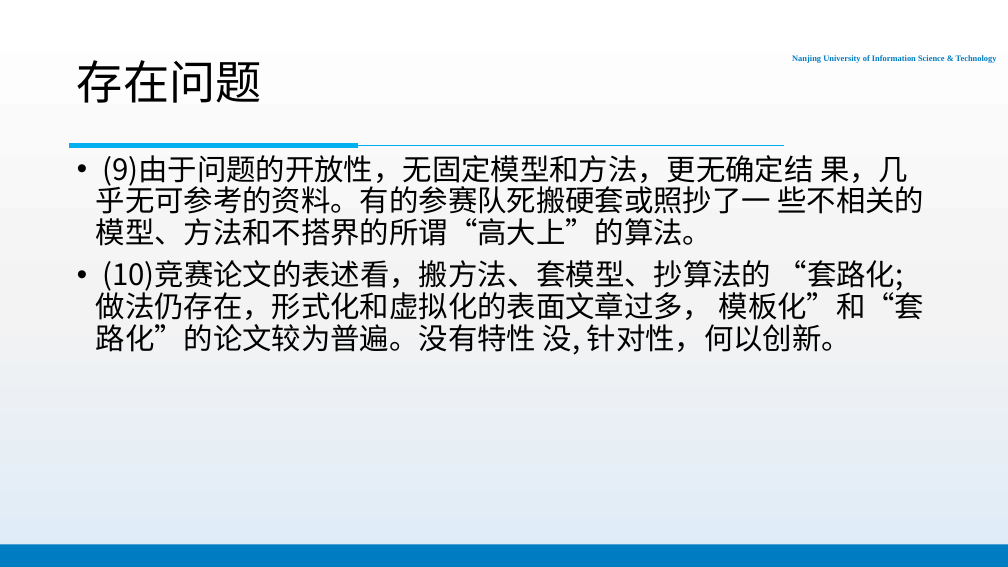
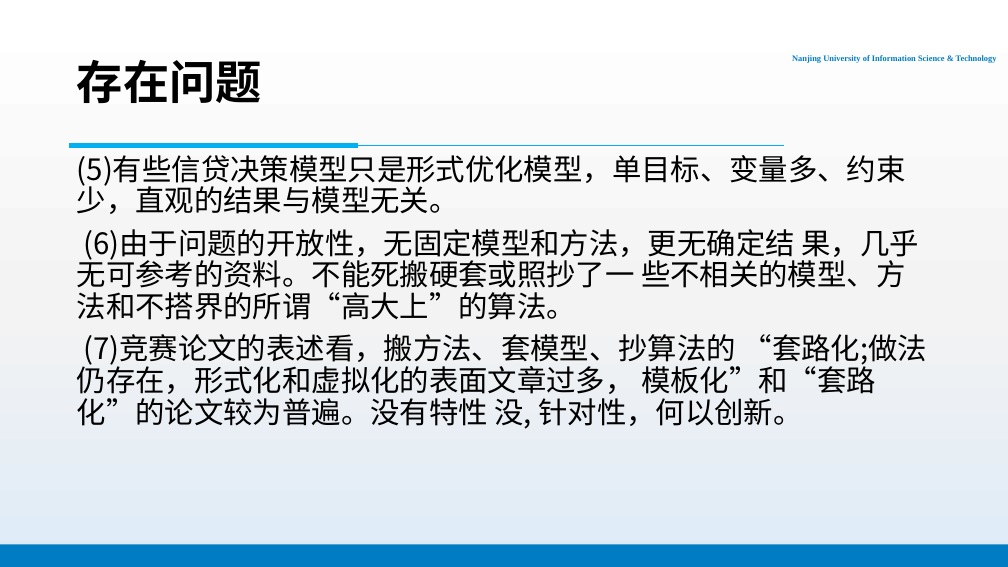
Before and after one commit to PhantomGMC/Week16-Math_model, a slide deck: slide 10 of 数模16周报告.pptx (slide 11 before the commit). Drawn at 1008x567 pixels with LibreOffice and Linux fonts; fonts in the diff are those of the drawing; background and template pictures are left out. Boxes give left, top, right and bottom in pixels: in the first picture for what was removed or moved away, otherwise in the second. Text is boxed around its words. In the diff, an @@ line names an element or a change of style, - is before the commit and + after.

```diff
--- a/数模16周报告.pptx
+++ b/数模16周报告.pptx
@@ title "存在问题" at box(77, 60, 262, 103): bold on @@
@@ text at box(77, 155, 927, 429): text changed @@
-• (9)由于问题的开放性，无固定模型和方法，更无确定结 果，几乎无可参考的资料。有的参赛队死搬硬套或照抄了一 些不相关的模型、方法和不搭界的所谓“高大上”的算法。
-• (10)竞赛论文的表述看，搬方法、套模型、抄算法的 “套路化;做法仍存在，形式化和虚拟化的表面文章过多， 模板化”和“套路化”的论文较为普遍。没有特性 没, 针对性，何以创新。
+(5)有些信贷决策模型只是形式优化模型，单目标、变量多、约束少，直观的结果与模型无关。
+(6)由于问题的开放性，无固定模型和方法，更无确定结 果，几乎无可参考的资料。不能死搬硬套或照抄了一 些不相关的模型、方法和不搭界的所谓“高大上”的算法。
+(7)竞赛论文的表述看，搬方法、套模型、抄算法的 “套路化;做法仍存在，形式化和虚拟化的表面文章过多， 模板化”和“套路化”的论文较为普遍。没有特性 没, 针对性，何以创新。
```
Also in this commit, not shown: 6 other slides changed, 9 slides added.
